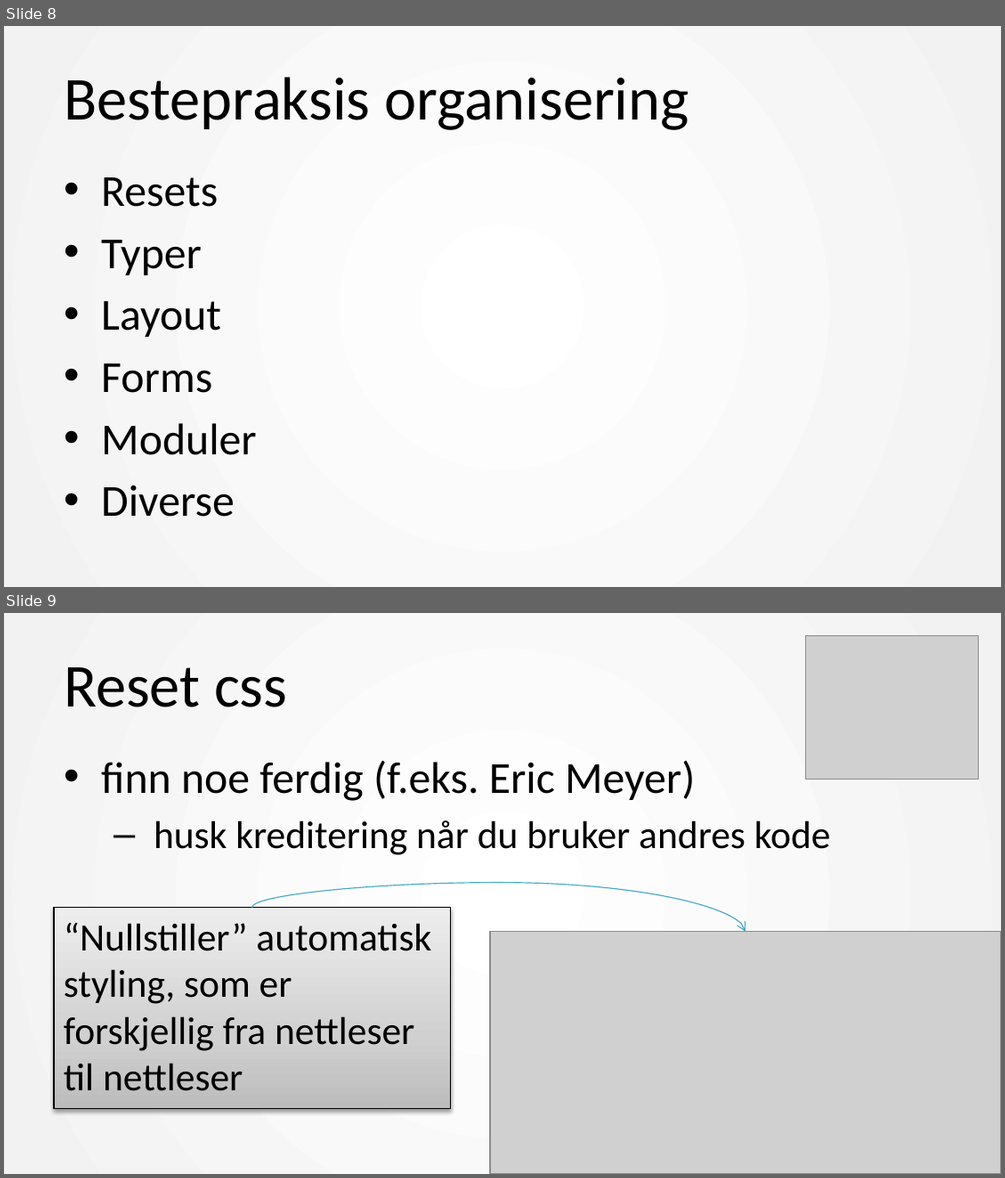
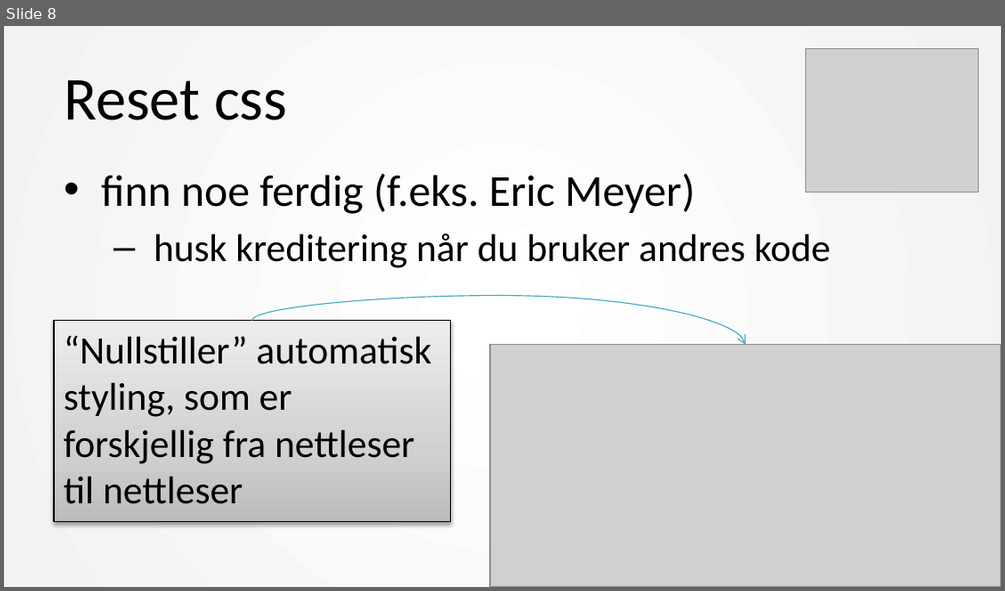
Before and after one commit to mesan/css-kurs, a slide deck: Foiler/1. CSS basic.pptx. Shown one above the other, each under a label of ours: slides 8 and 9 before the commit, slide 8 after it. The pictures are 1005x1178 and 1005x591 pixels, drawn with LibreOffice and Linux fonts; fonts in the diff are those of the drawing; grey boxes stand for pictures. Boxes give left, top, right and bottom in pixels: in the first picture for what was removed or moved away, otherwise in the second. Text is boxed around its words. In the diff, an @@ line names an element or a change of style, - is before the commit and + after.

```diff
--- a/Foiler/1. CSS basic.pptx
+++ b/Foiler/1. CSS basic.pptx
@@ slide 8 removed at box(4, 26, 1001, 587), background #FFFFFF; not listed: 1 template element that a slide beside it also shows @@
@@ title removed at box(64, 77, 689, 130) @@
-Bestepraksis organisering
@@ text removed at box(101, 177, 257, 516) @@
-• Resets
-• Typer
-• Layout
-• Forms
-• Moduler
-• Diverse
@@ what was slide 9 is now slide 8 @@
```
Also in this commit, not shown: 8 slides changed, 8 slides added, 1 other slide removed, 2 other files.
